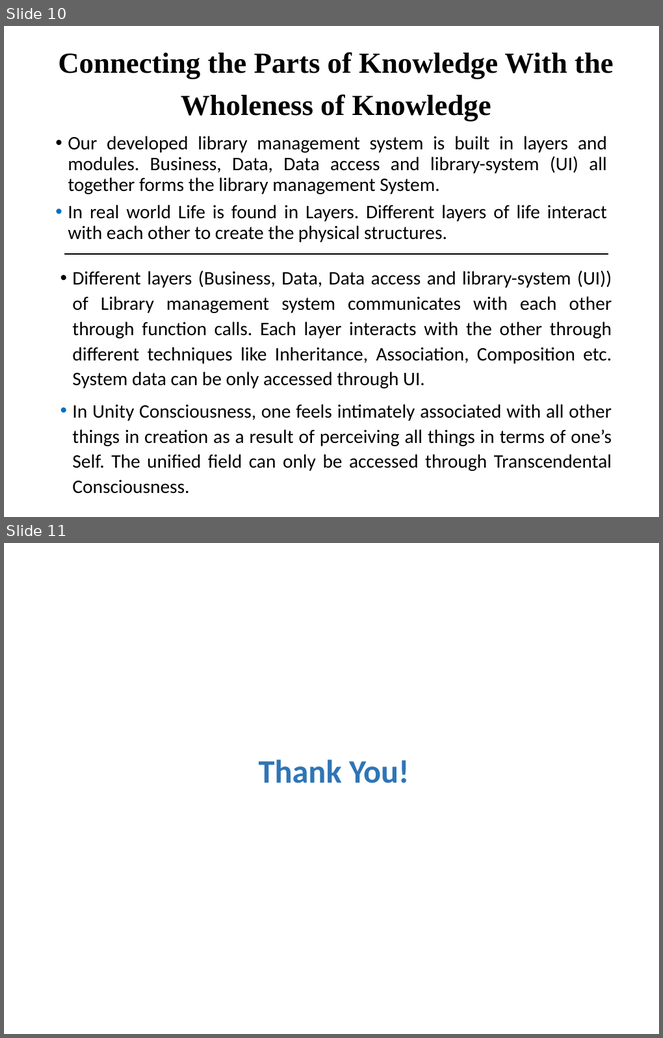
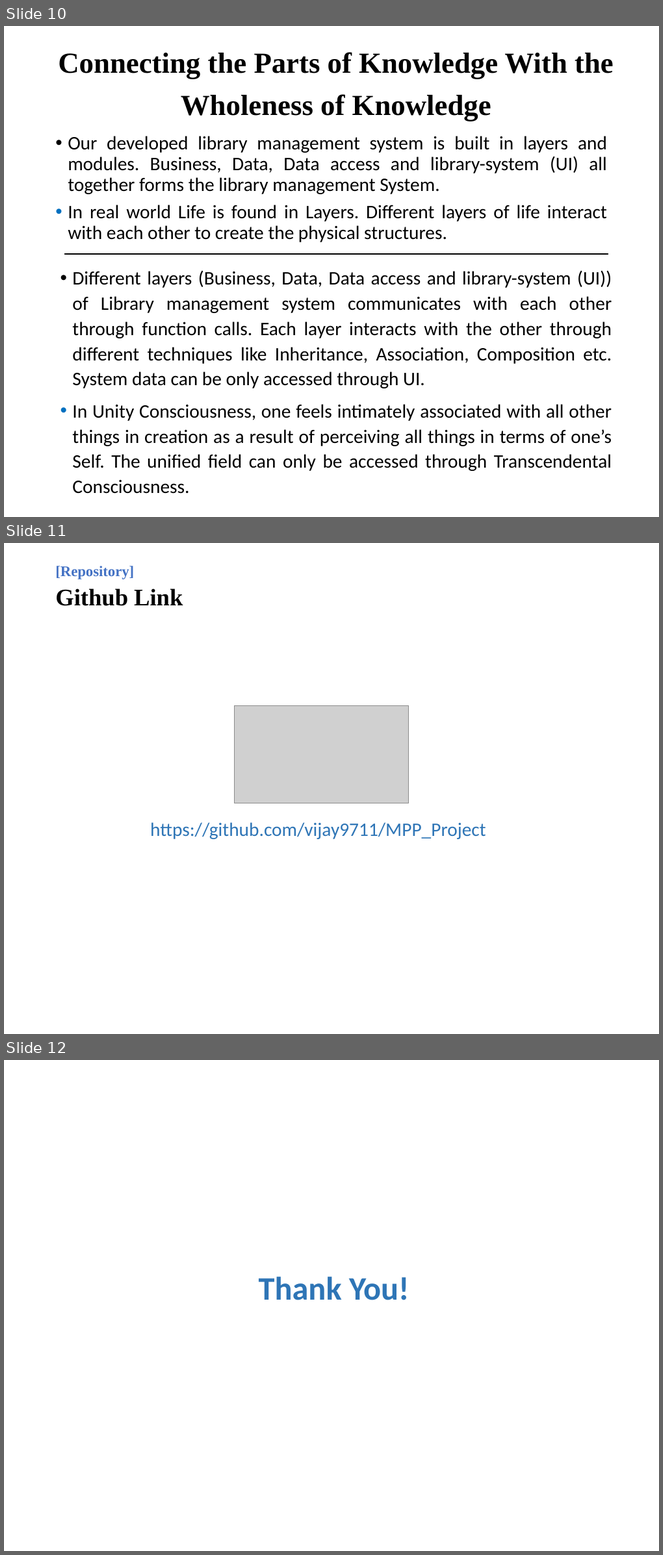
Before and after one commit to vijay9711/MPP_Project, a slide deck: doc/Presentation File.pptx. Shown one above the other, each under a label of ours: slides 10 and 11 before the commit, slides 10, 11 and 12 after it. The pictures are 663x1038 and 663x1555 pixels, drawn with LibreOffice and Linux fonts; fonts in the diff are those of the drawing; grey boxes stand for pictures. Boxes give left, top, right and bottom in pixels: in the first picture for what was removed or moved away, otherwise in the second. Text is boxed around its words. In the diff, an @@ line names an element or a change of style, - is before the commit and + after.

Commit message:
Project Documentation completed and uploaded.

```diff
--- a/doc/Presentation File.pptx
+++ b/doc/Presentation File.pptx
@@ slide 11 added at bbox=[4, 543, 659, 1034], background #FFFFFF @@
@@ text added at bbox=[55, 566, 183, 606], 16.2 pt, text #4472C4, bold @@
+[Repository]
+Github Link
@@ picture added at bbox=[235, 705, 409, 803] @@
@@ text added at bbox=[150, 823, 486, 839], 21 pt, text #2E75B6 @@
+https://github.com/vijay9711/MPP_Project
@@ what was slide 11 is now slide 12 @@
```
Also in this commit, not shown: 4 slides changed, 5 other files.
